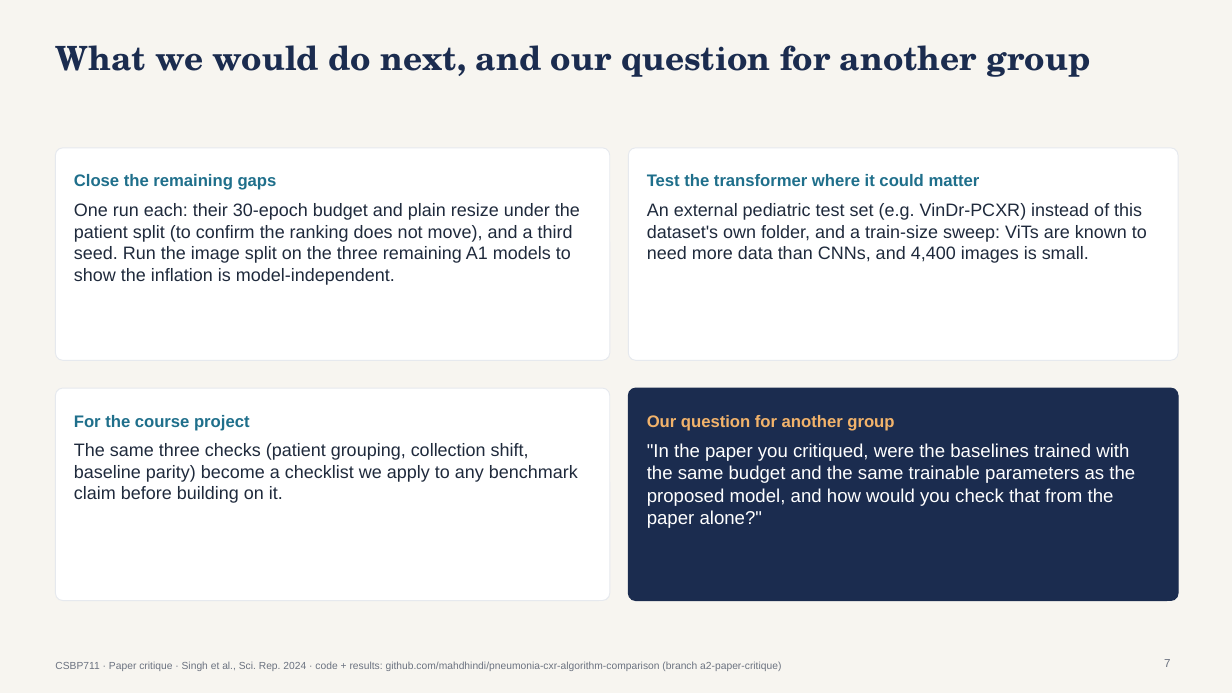
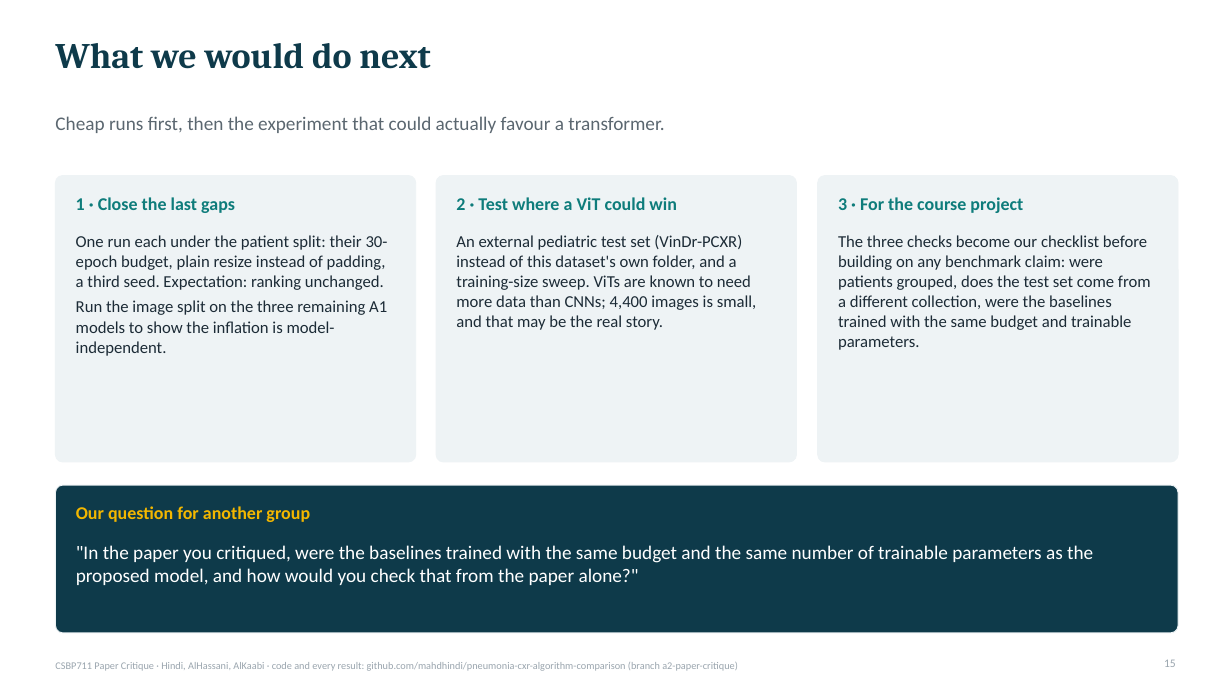
Before and after one commit to mahdhindi/pneumonia-cxr-algorithm-comparison, a slide deck: slide 15 of slides/CSBP711_A2_slides.pptx (slide 7 before the commit). Drawn at 1232x693 pixels with LibreOffice and Linux fonts; fonts in the diff are those of the drawing. Boxes give left, top, right and bottom in pixels: in the first picture for what was removed or moved away, otherwise in the second. Text is boxed around its words. In the diff, an @@ line names an element or a change of style, - is before the commit and + after.

```diff
--- a/slides/CSBP711_A2_slides.pptx
+++ b/slides/CSBP711_A2_slides.pptx
@@ background #F7F5F0 to #FFFFFF @@
@@ title at (x1=55, y1=43, x2=430, y2=69): text changed; size 26 to 28 pt; font TeX Gyre Schola to Cambria; text colour #1B2C4F to #0E3A4A @@
-What we would do next, and our question for another group
+What we would do next
@@ text added at (x1=55, y1=116, x2=664, y2=133), 15 pt, text #5B6770 @@
+Cheap runs first, then the experiment that could actually favour a transformer.
@@ rounded rectangle removed at (x1=55, y1=148, x2=610, y2=360) @@
@@ rounded rectangle removed at (x1=628, y1=148, x2=1178, y2=360) @@
@@ rounded rectangle added at (x1=55, y1=176, x2=416, y2=462), fill #EEF3F5, outline #EEF3F5 0.75 pt @@
@@ rounded rectangle added at (x1=436, y1=176, x2=797, y2=462), fill #EEF3F5, outline #EEF3F5 0.75 pt @@
@@ text removed at (x1=647, y1=174, x2=980, y2=186) @@
-Test the transformer where it could matter
@@ rounded rectangle added at (x1=818, y1=176, x2=1178, y2=462), fill #EEF3F5, outline #EEF3F5 0.75 pt @@
@@ text "1 · Close the last ..." at (x1=76, y1=197, x2=235, y2=213): vertical alignment middle to top @@
@@ text at (x1=76, y1=197, x2=235, y2=213): text changed; size 13 to 14 pt; font Arial to Calibri; text colour #1F6F8B to #0E7C7B @@
-Close the remaining gaps
+1 · Close the last gaps
@@ text added at (x1=456, y1=197, x2=676, y2=210), 14 pt, text #0E7C7B, bold @@
+2 · Test where a ViT could win
@@ text at (x1=838, y1=197, x2=1023, y2=213): text changed; size 13 to 14 pt; font Arial to Calibri; text colour #1F6F8B to #0E7C7B @@
-For the course project
+3 · For the course project
@@ text "3 · For the course ..." at (x1=838, y1=197, x2=1023, y2=213): vertical alignment middle to top @@
@@ text at (x1=76, y1=235, x2=388, y2=356): text changed; size 14 to 13 pt; font Arial to Calibri; text colour #1F2A3C to #1C2B36 @@
-One run each: their 30-epoch budget and plain resize under the patient split (to confirm the ranking does not move), and a third seed. Run the image split on the three remaining A1 models to show the inflation is model-independent.
+One run each under the patient split: their 30-epoch budget, plain resize instead of padding, a third seed. Expectation: ranking unchanged.
+Run the image split on the three remaining A1 models to show the inflation is model-independent.
@@ text at (x1=456, y1=235, x2=757, y2=330): text changed; size 14 to 13 pt; font Arial to Calibri; text colour #1F2A3C to #1C2B36 @@
-An external pediatric test set (e.g. VinDr-PCXR) instead of this dataset's own folder, and a train-size sweep: ViTs are known to need more data than CNNs, and 4,400 images is small.
+An external pediatric test set (VinDr-PCXR) instead of this dataset's own folder, and a training-size sweep. ViTs are known to need more data than CNNs; 4,400 images is small, and that may be the real story.
@@ text added at (x1=838, y1=235, x2=1151, y2=350), 13 pt, text #1C2B36 @@
+The three checks become our checklist before building on any benchmark claim: were patients grouped, does the test set come from a different collection, were the baselines trained with the same budget and trainable parameters.
@@ rounded rectangle removed at (x1=55, y1=388, x2=610, y2=601) @@
@@ rounded rectangle removed at (x1=628, y1=388, x2=1178, y2=601) @@
@@ text removed at (x1=74, y1=443, x2=578, y2=503) @@
-The same three checks (patient grouping, collection shift, baseline parity) become a checklist we apply to any benchmark claim before building on it.
@@ rounded rectangle added at (x1=55, y1=485, x2=1178, y2=633), fill #0E3A4A, outline #EEF3F5 0.75 pt @@
@@ text "Our question for another group" moved from (x1=647, y1=415, x2=894, y2=431) to (x1=76, y1=506, x2=310, y2=522) @@
@@ text "Our question for another group" at (x1=76, y1=506, x2=310, y2=522): size 13 to 14 pt, font Arial to Calibri, text colour #F2B36B to #F3B700; vertical alignment middle to top @@
@@ text at (x1=76, y1=545, x2=1093, y2=585): text changed; size 14.5 to 15 pt; font Arial to Calibri @@
-"In the paper you critiqued, were the baselines trained with the same budget and the same trainable parameters as the proposed model, and how would you check that from the paper alone?"
+"In the paper you critiqued, were the baselines trained with the same budget and the same number of trainable parameters as the proposed model, and how would you check that from the paper alone?"
@@ page number at (x1=1164, y1=659, x2=1176, y2=667): text changed; font Arial to Calibri; text colour #6B7280 to #9AA5AE @@
-7
+15
@@ text at (x1=55, y1=662, x2=738, y2=671): text changed; font Arial to Calibri; text colour #6B7280 to #9AA5AE @@
-CSBP711 · Paper critique · Singh et al., Sci. Rep. 2024 · code + results: github.com/mahdhindi/pneumonia-cxr-algorithm-comparison (branch a2-paper-critique)
+CSBP711 Paper Critique · Hindi, AlHassani, AlKaabi · code and every result: github.com/mahdhindi/pneumonia-cxr-algorithm-comparison (branch a2-paper-critique)
```
Also in this commit, not shown: 3 other slides changed, 12 slides added, 3 slides removed, 1 other file.
